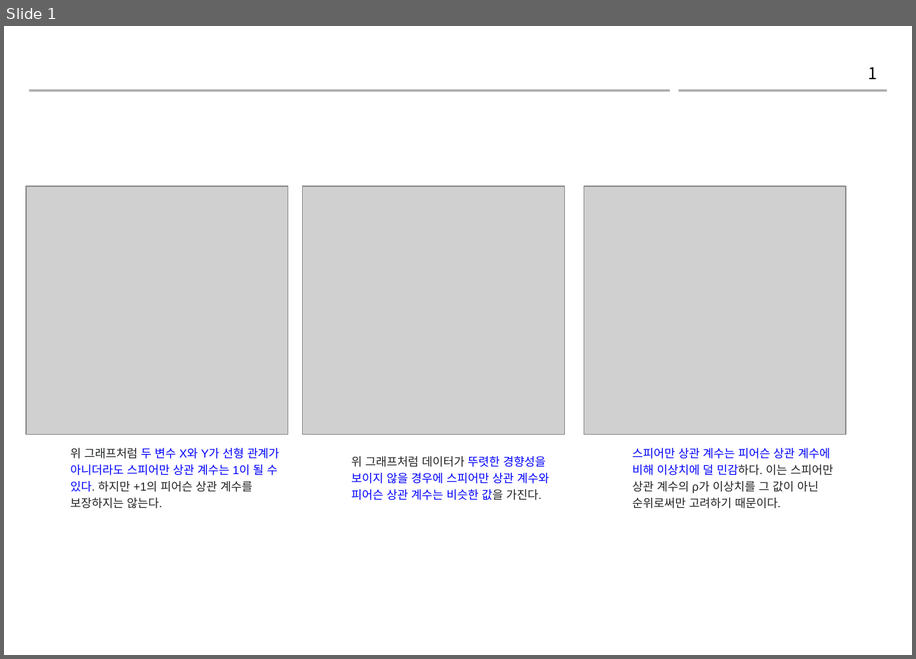
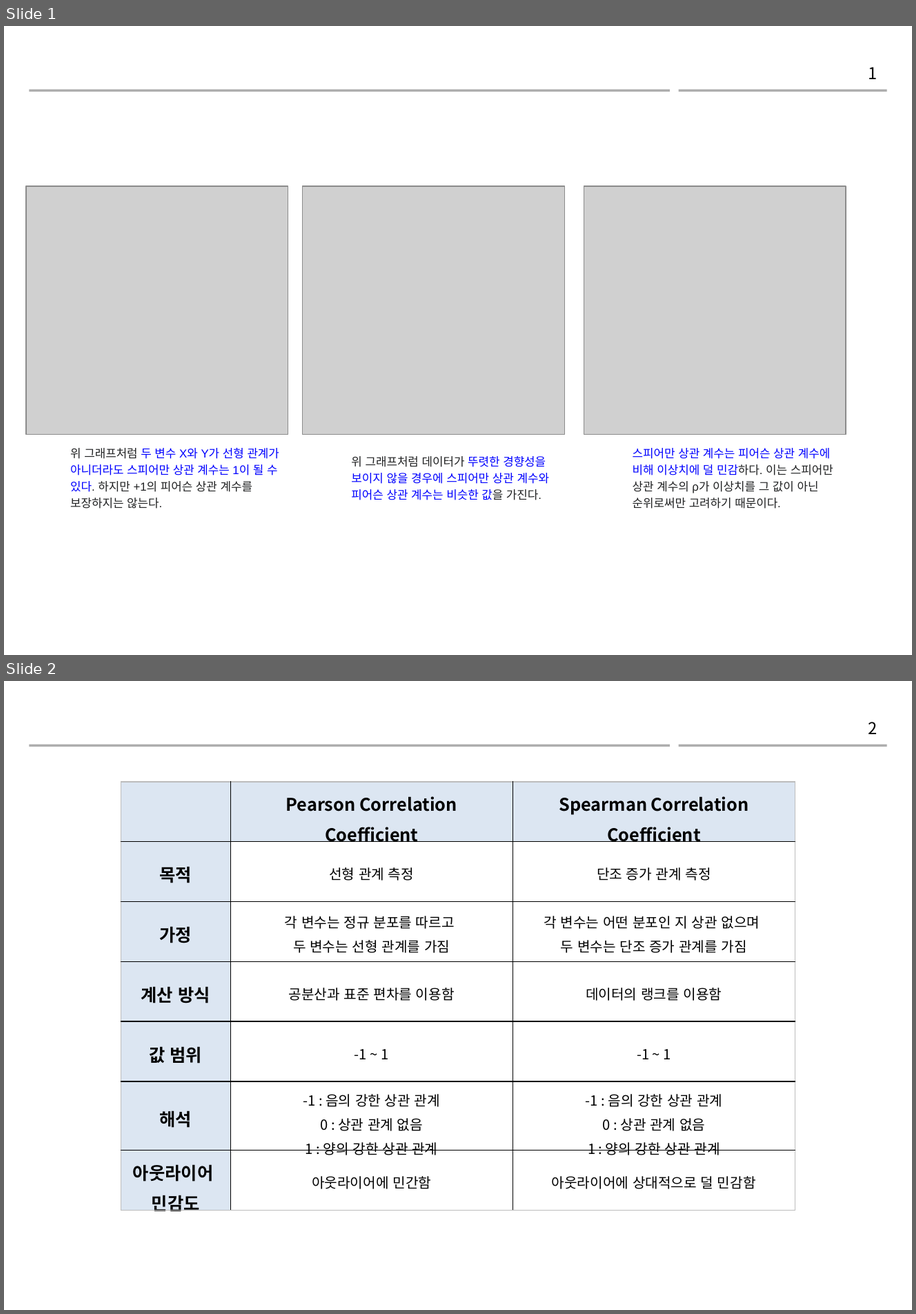
Before and after one commit to gaussian37/gaussian37.github.io, a slide deck: assets/img/math/pb/pearson_and_spearman/pearson_and_spearman.pptx. Shown one above the other, each under a label of ours: slide 1 before the commit, slides 1 and 2 after it. The pictures are 916x659 and 916x1314 pixels, drawn with LibreOffice and Linux fonts; fonts in the diff are those of the drawing; grey boxes stand for pictures. Boxes give left, top, right and bottom in pixels: in the first picture for what was removed or moved away, otherwise in the second. Text is boxed around its words. In the diff, an @@ line names an element or a change of style, - is before the commit and + after.

```diff
--- a/assets/img/math/pb/pearson_and_spearman/pearson_and_spearman.pptx
+++ b/assets/img/math/pb/pearson_and_spearman/pearson_and_spearman.pptx
@@ slide 2 added at bbox=[4, 681, 912, 1310], background #FFFFFF; not listed: 2 template elements that a slide beside it also shows @@
@@ page number added at bbox=[869, 722, 878, 734], 14 pt, text #000000 @@
+2
@@ table added at bbox=[121, 782, 795, 1214], 7 rows, 3 columns @@
+ | Pearson Correlation Coefficient | Spearman Correlation Coefficient
+목적 | 선형 관계 측정 | 단조 증가 관계 측정
+가정 | 각 변수는 정규 분포를 따르고 / 두 변수는 선형 관계를 가짐 | 각 변수는 어떤 분포인 지 상관 없으며 / 두 변수는 단조 증가 관계를 가짐
+계산 방식 | 공분산과 표준 편차를 이용함 | 데이터의 랭크를 이용함
+값 범위 | -1 ~ 1 | -1 ~ 1
+해석 | -1 : 음의 강한 상관 관계 / 0 : 상관 관계 없음 / 1 : 양의 강한 상관 관계 | -1 : 음의 강한 상관 관계 / 0 : 상관 관계 없음 / 1 : 양의 강한 상관 관계
+아웃라이어 / 민감도 | 아웃라이어에 민간함 | 아웃라이어에 상대적으로 덜 민감함
```
